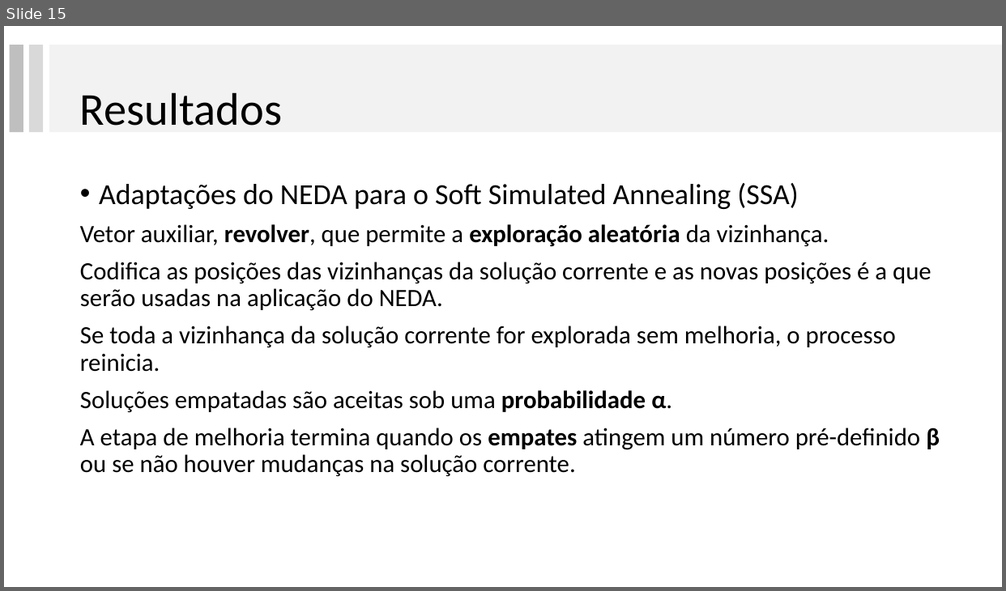
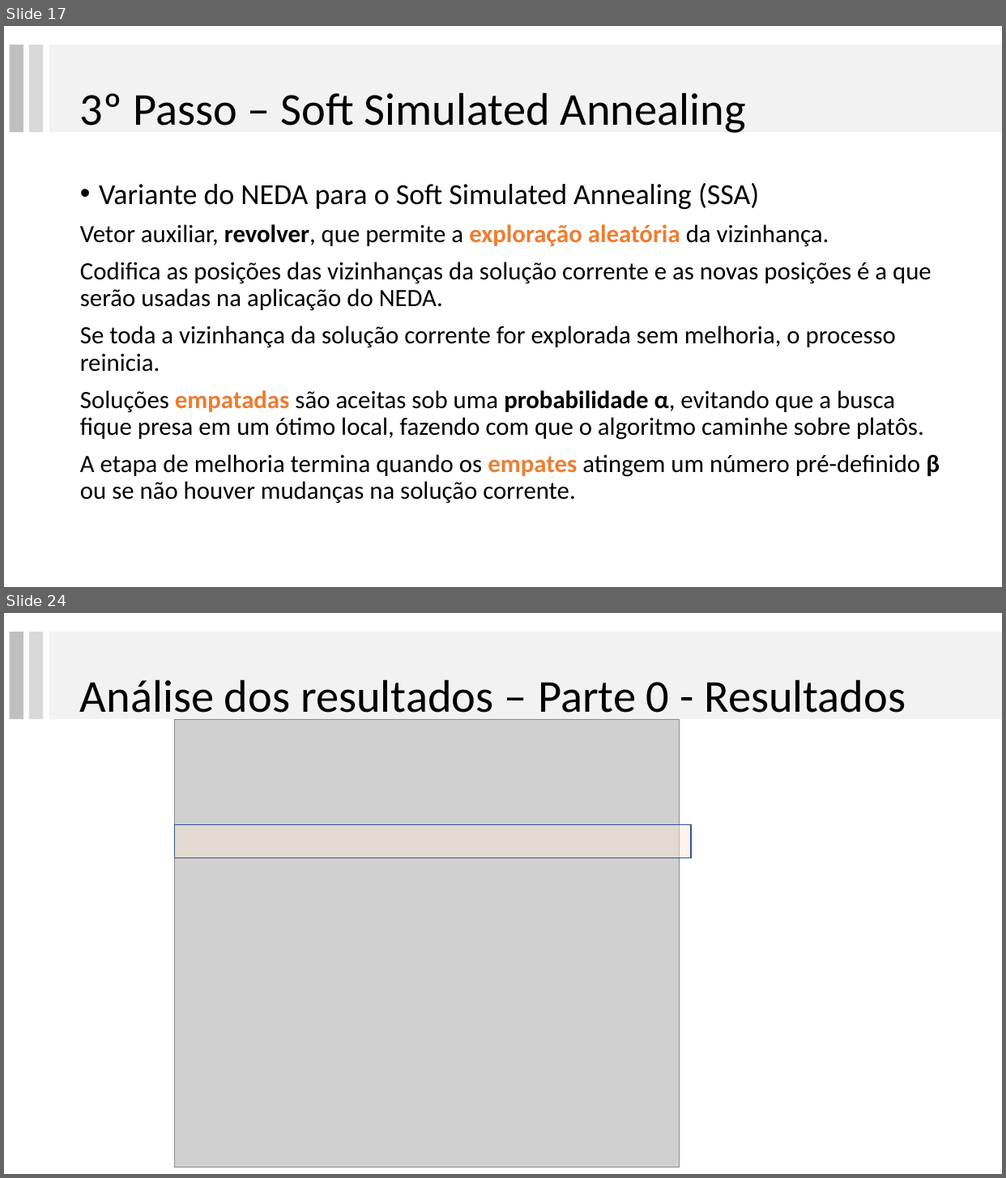
Before and after one commit to lpbiasoto/metaheuristicas, a slide deck: ApresentacaoRibas/apresentaçãoRibas_JHA.pptx. Shown one above the other, each under a label of ours: slide 15 before the commit, slides 17 and 24 after it; the slides between them are not shown. The pictures are 1006x591 and 1006x1178 pixels, drawn with LibreOffice and Linux fonts; fonts in the diff are those of the drawing; grey boxes stand for pictures. Boxes give left, top, right and bottom in pixels: in the first picture for what was removed or moved away, otherwise in the second. Text is boxed around its words. In the diff, an @@ line names an element or a change of style, - is before the commit and + after.

```diff
--- a/ApresentacaoRibas/apresentaçãoRibas_JHA.pptx
+++ b/ApresentacaoRibas/apresentaçãoRibas_JHA.pptx
@@ slide 24 added at box(4, 613, 1002, 1174), background #FFFFFF @@
@@ rectangle added at box(9, 632, 23, 719), fill #BFBFBF @@
@@ rectangle added at box(28, 632, 43, 719), fill #D9D9D9 @@
@@ rectangle added at box(49, 632, 1002, 719), fill #F2F2F2 @@
@@ title added at box(80, 679, 906, 722), 44 pt, text #000000 @@
+Análise dos resultados – Parte 0 - Resultados
@@ picture added at box(175, 719, 680, 1167) @@
@@ rectangle added at box(175, 825, 691, 858), fill #FBE5D6 at 44% opacity, outline #325491 1 pt @@
@@ what was slide 15 is now slide 17 @@
@@ slide 17 changed as well @@
@@ title at box(80, 92, 746, 133): text changed @@
-Resultados
+3º Passo – Soft Simulated Annealing
@@ text at box(99, 183, 759, 209): text changed @@
-• Adaptações do NEDA para o Soft Simulated Annealing (SSA)
+• Variante do NEDA para o Soft Simulated Annealing (SSA)
@@ text at box(80, 224, 940, 503): text colour #000000 to #ED7D31 in "exploração aleatória", "empates" @@
@@ text at box(80, 390, 924, 440): text changed @@
-Soluções empatadas são aceitas sob uma probabilidade α.
+Soluções empatadas são aceitas sob uma probabilidade α, evitando que a busca fique presa em um ótimo local, fazendo com que o algoritmo caminhe sobre platôs.
```
Also in this commit, not shown: 9 other slides changed, 24 other slides added, 4 slides removed.
